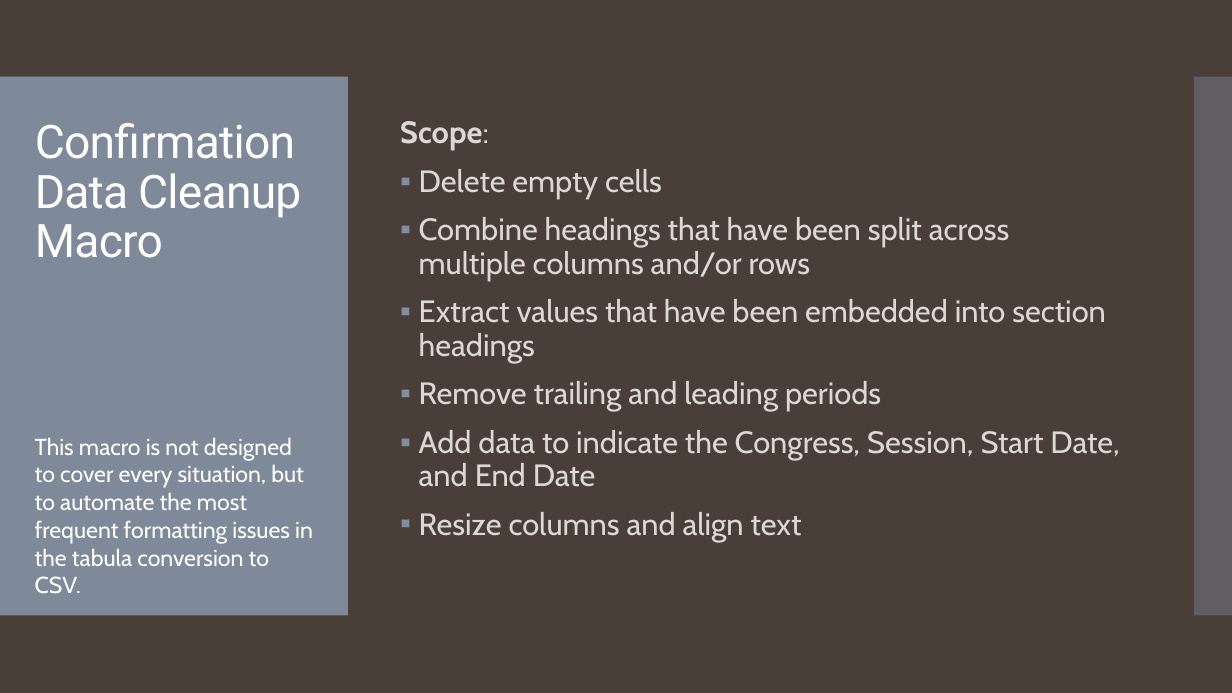
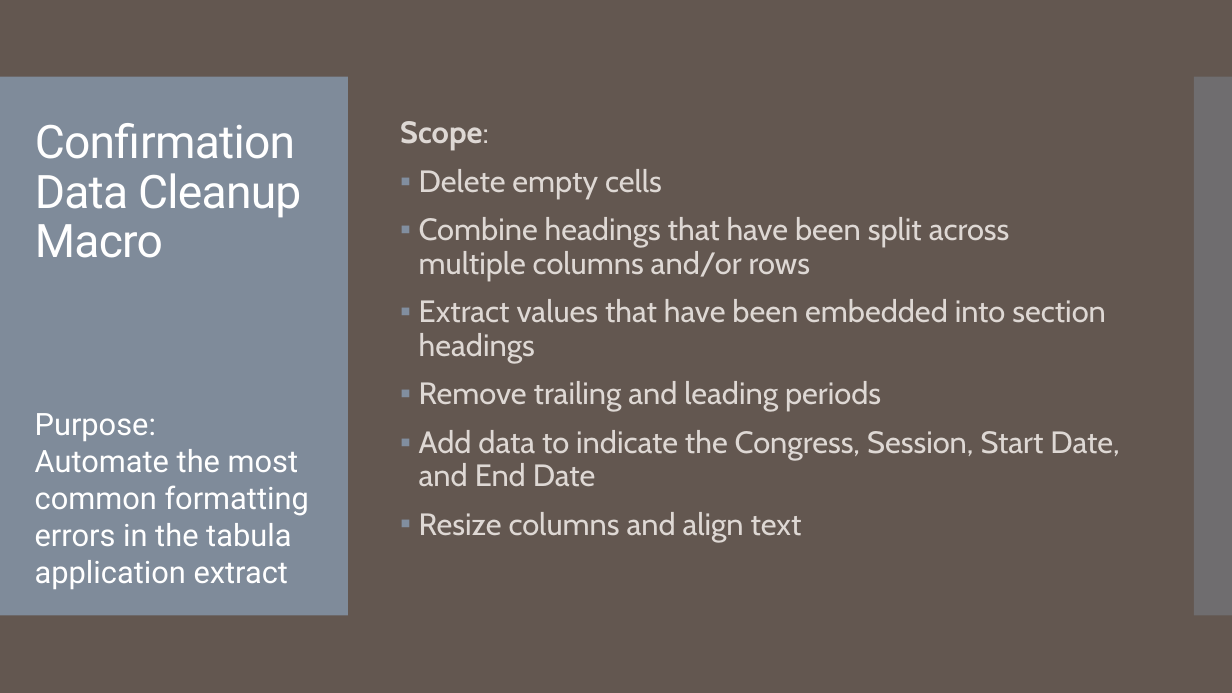
Before and after one commit to tamimcm416/congressional_data_scrape, a slide deck: slide 12 of Data Scrape and Validation Presentation.pptx. Drawn at 1232x693 pixels with LibreOffice and Linux fonts; fonts in the diff are those of the drawing. Boxes give left, top, right and bottom in pixels: in the first picture for what was removed or moved away, otherwise in the second. Text is boxed around its words. In the diff, an @@ line names an element or a change of style, - is before the commit and + after.

```diff
--- a/Data Scrape and Validation Presentation.pptx
+++ b/Data Scrape and Validation Presentation.pptx
@@ background #4A3F38 to #645851 @@
@@ text at box(35, 413, 309, 589): text changed; size 18 to 24 pt; font Cabin to Roboto @@
-This macro is not designed to cover every situation, but to automate the most frequent formatting issues in the tabula conversion to CSV.
+Purpose:
+Automate the most common formatting errors in the tabula application extract
```
Also in this commit, not shown: 16 other slides changed, 6 slides added, 2 slides removed.
